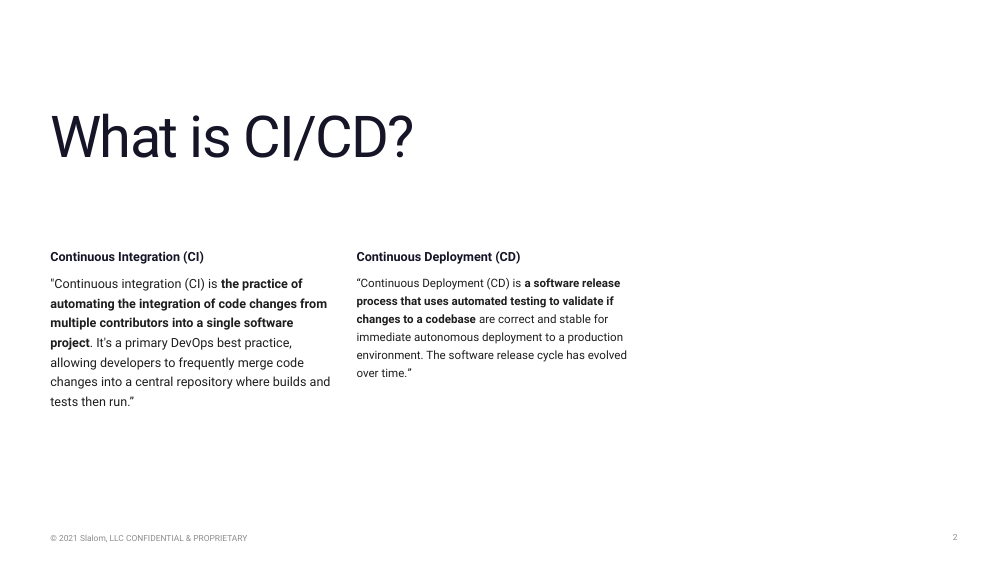
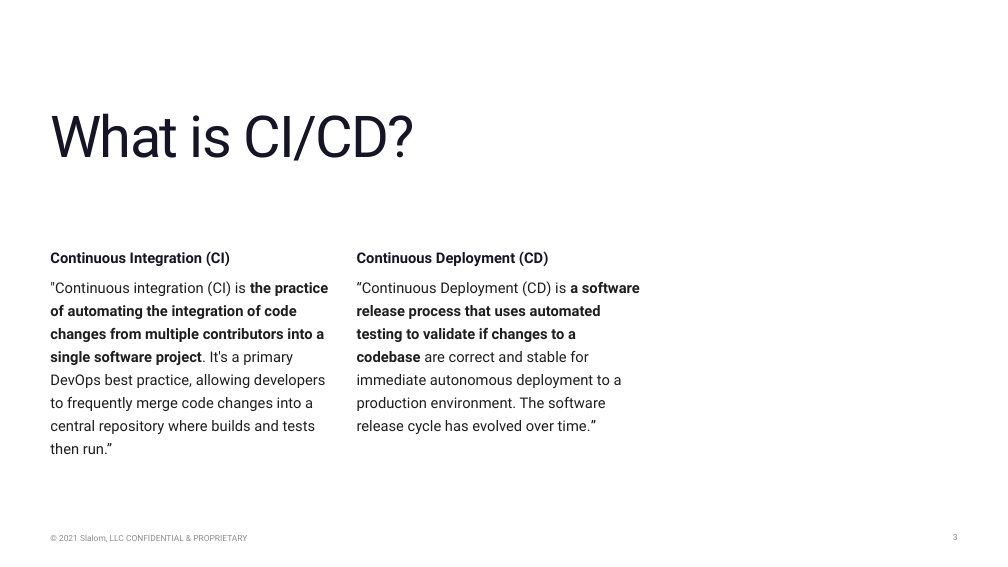
Before and after one commit to nikhilsarecha/proj3, a slide deck: slide 3 of presentation.pptx (slide 2 before the commit). Drawn at 1008x567 pixels with LibreOffice and Linux fonts; fonts in the diff are those of the drawing; background and template pictures are left out. Boxes give left, top, right and bottom in pixels: in the first picture for what was removed or moved away, otherwise in the second. Text is boxed around its words. In the diff, an @@ line names an element or a change of style, - is before the commit and + after.

```diff
--- a/presentation.pptx
+++ b/presentation.pptx
@@ text "Continuous Integration (CI)" at [50, 251, 329, 434]: size 12 to 14 pt @@
@@ text "Continuous Deployment (CD)" at [357, 251, 640, 434]: size 12 to 14 pt in "Continuous Deployment (CD)"; size 11 to 14 pt @@
```
Also in this commit, not shown: 1 other slide changed, 3 slides added, 2 slides removed, 9 other files.
